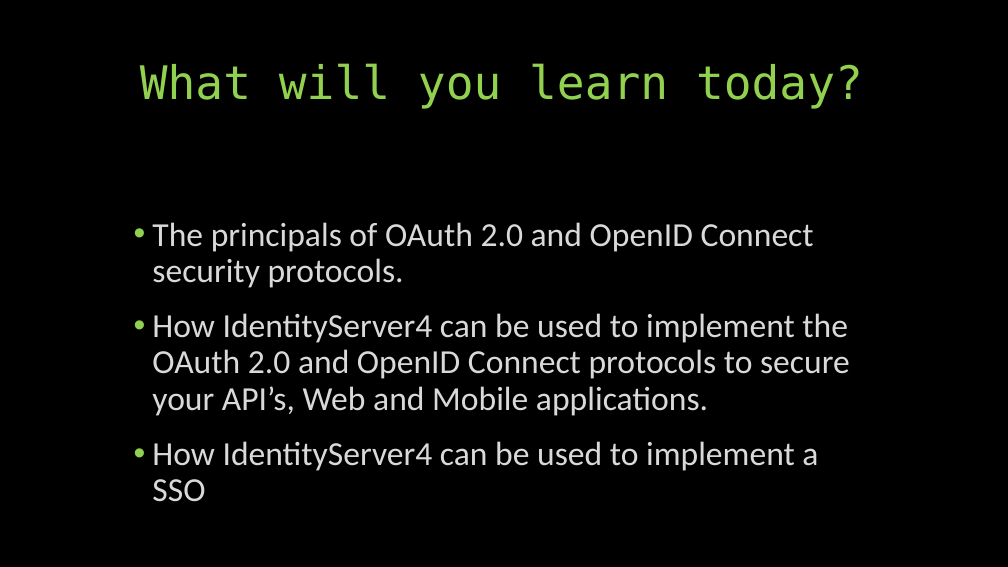
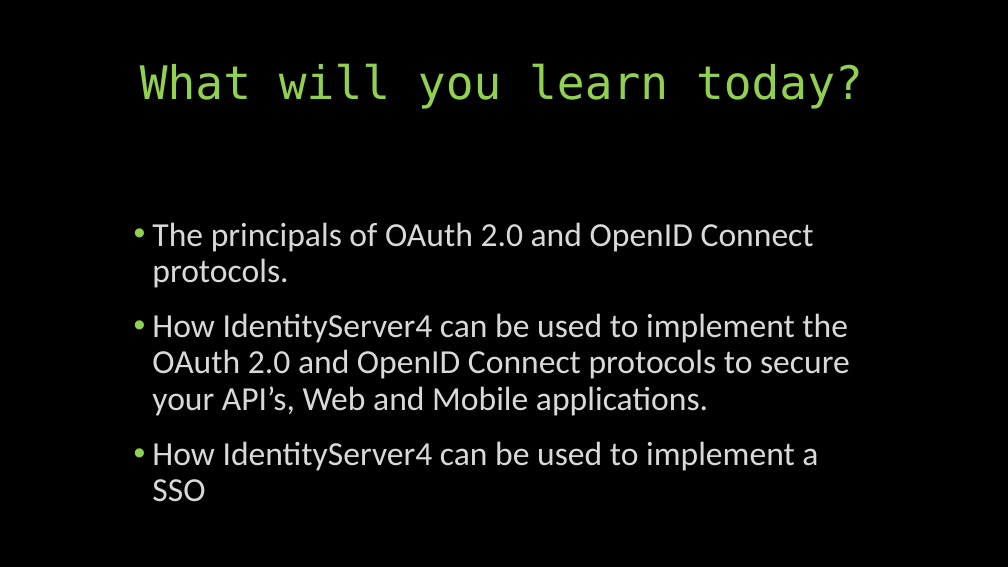
Before and after one commit to aaronralls/IdentityServer4Presentations, a slide deck: slide 3 of Authorization-IdentityServer4v2.pptx. Drawn at 1008x567 pixels with LibreOffice and Linux fonts; fonts in the diff are those of the drawing. Boxes give left, top, right and bottom in pixels: in the first picture for what was removed or moved away, otherwise in the second. Text is boxed around its words. In the diff, an @@ line names an element or a change of style, - is before the commit and + after.

```diff
--- a/Authorization-IdentityServer4v2.pptx
+++ b/Authorization-IdentityServer4v2.pptx
@@ text at bbox=[152, 222, 814, 288]: text changed @@
-• The principals of OAuth 2.0 and OpenID Connect security protocols.
+• The principals of OAuth 2.0 and OpenID Connect protocols.
```
Also in this commit, not shown: 6 other slides changed, 3 slides added, 1 slide removed, 1 other file.
